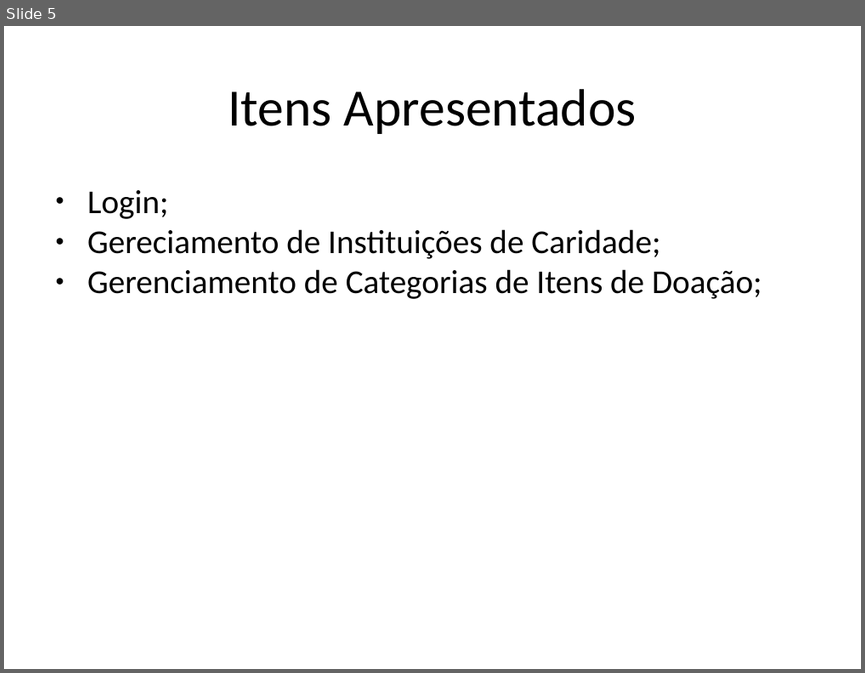
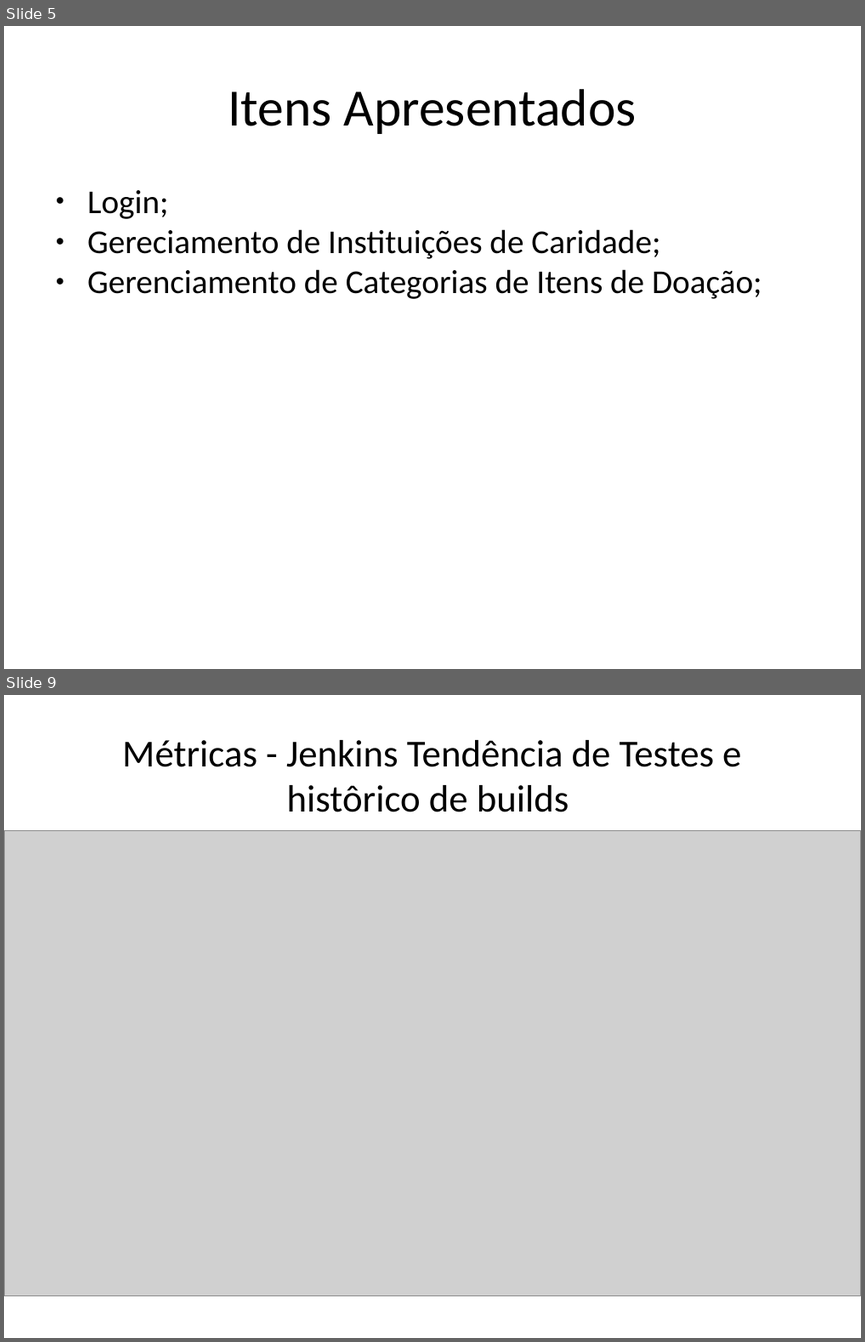
Before and after one commit to AjudeMais/ajudeMais-Projeto, a slide deck: Projeto-AjudeMais/002-Acompanhamento/Iteracao-01/ADR - apresentacao de resultados-IT01.pptx. Shown one above the other, each under a label of ours: slide 5 before the commit, slides 5 and 9 after it; the slides between them are not shown. The pictures are 865x673 and 865x1342 pixels, drawn with LibreOffice and Linux fonts; fonts in the diff are those of the drawing; grey boxes stand for pictures. Boxes give left, top, right and bottom in pixels: in the first picture for what was removed or moved away, otherwise in the second. Text is boxed around its words. In the diff, an @@ line names an element or a change of style, - is before the commit and + after.

```diff
--- a/Projeto-AjudeMais/002-Acompanhamento/Iteracao-01/ADR - apresentacao de resultados-IT01.pptx
+++ b/Projeto-AjudeMais/002-Acompanhamento/Iteracao-01/ADR - apresentacao de resultados-IT01.pptx
@@ slide 9 added at (4,695,861,1338), background #FFFFFF @@
@@ text added at (122,740,741,812), 32 pt, text #000000 @@
+Métricas - Jenkins Tendência de Testes e histôrico de builds
@@ picture added at (4,830,861,1295) @@
```
Also in this commit, not shown: 3 slides changed, 8 other slides added, 1 slide removed, 2 other files.
